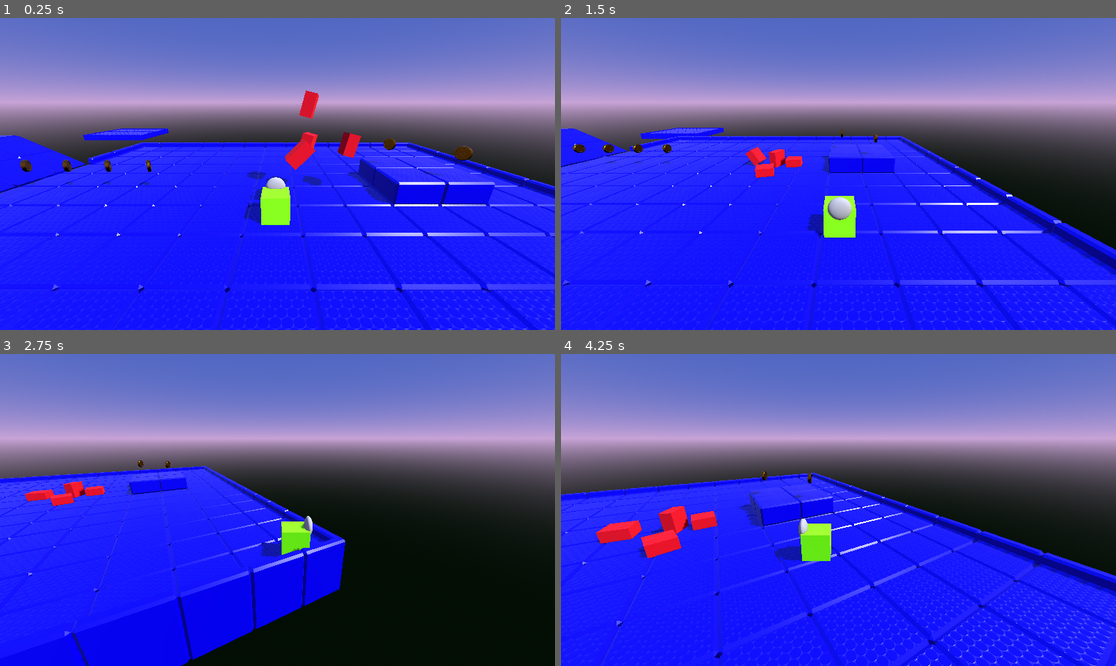
Above: before the commit, frames 1-4 (two rows, left to right).
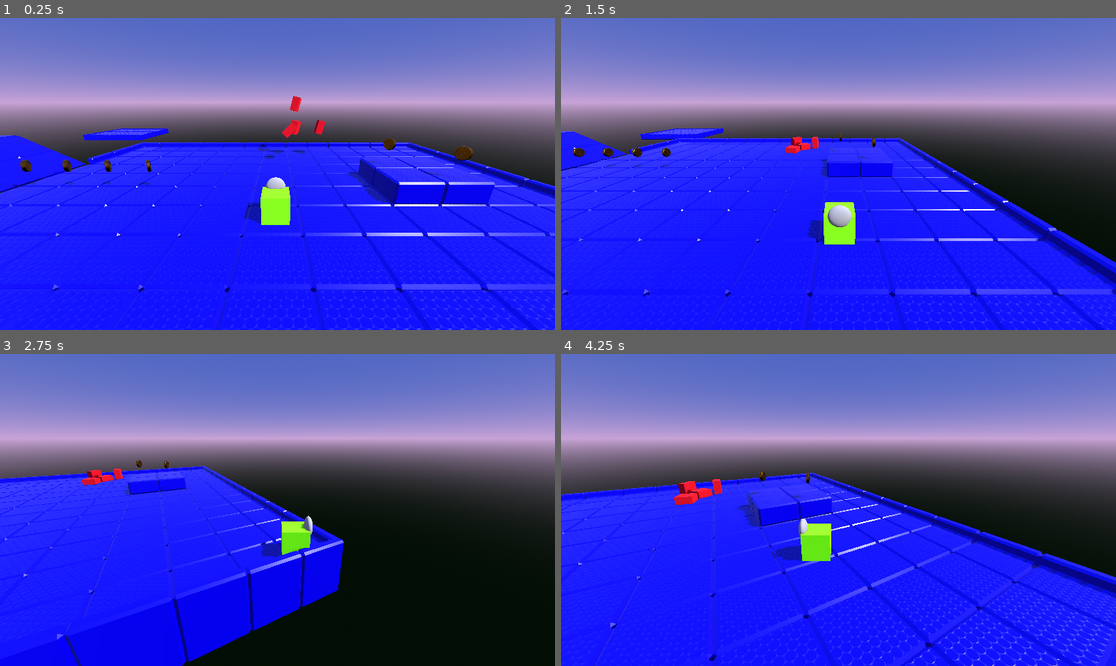
Above: after the commit, the same moments.

Repository: AlBaash247/born-cg-platformer
Game: Godot game, scene res://level_1.tscn
Same seed, same stepped clock (60 frames per second), same inputs: the game is played once before the commit and once after it. The engine's default icon, where the game draws it, is replaced by a stand-in: a white triangle on a blue panel in a dark square.
Inputs:
- Up to frame 1 (0.25 s): no input
- Up to frame 2 (1.5 s): tap Enter (ui_accept) at 0.5, 0.77 s; hold D (ui_right) 0.53-1.28 s; tap Left (cam_left) at 0.6 s; hold S (ui_down) from 1.28 s (still down); tap Right (cam_right) at 1.35 s
- Up to frame 3 (2.75 s): tap Enter (ui_accept) at 1.52 s; release S (ui_down) at 2.03 s; hold D (ui_right) from 2.03 s (still down); tap Left (cam_left) at 2.1 s
- Up to frame 4 (4.25 s): release D (ui_right) at 2.78 s; hold W (ui_up) 2.78-3.53 s; tap Right (cam_right) at 2.85 s; tap Enter (ui_accept) at 3.02, 3.77 s; hold A (ui_left) from 3.53 s (still down); tap Left (cam_left) at 3.6 s

The runs differ from the first frame. In frame 1, 1.3% of the frame differs, in the area x 44-66%, y 23-59%; in frame 2, 11%, in the area x 0-100%, y 35-100%; in frame 3, 2.3%; in frame 4, 6.6%.

Commit message:
# fix coin collected doesn't reset

Diff:
--- a/global_script.gd
+++ b/global_script.gd
@@ -7,7 +7,7 @@
 func increment_current_level_coins_collected():
 	# if player collected a coin, increase coins_count
 	current_level_coins_collected += 1
-
+	# print(current_level_coins_collected , current_level_coins_count)
 	# if player collected all coins in this level the switch to the next level
 	if current_level_coins_collected == current_level_coins_count :
 		get_tree().change_scene_to_file("res://level_1.tscn")
--- a/level_1.gd
+++ b/level_1.gd
@@ -3,6 +3,7 @@
 
 # Called when the node enters the scene tree for the first time.
 func _ready() -> void:
+	GlobalScript.current_level_coins_collected = 0
 	GlobalScript.current_level_coins_count = $CoinsContainer.get_child_count()
 
 
--- a/level_1.tscn
+++ b/level_1.tscn
@@ -23,6 +23,7 @@
 shadow_enabled = true
 
 [node name="FallingBlocksContainer" type="Node3D" parent="."]
+transform = Transform3D(1, 0, 0, 0, 1, 0, 0, 0, 1, 0, 0, -7)
 
 [node name="FallingBlock1" parent="FallingBlocksContainer" instance=ExtResource("1_3hls8")]
 transform = Transform3D(0.7071068, -0.7071068, 0, 0.7040288, 0.7040288, 0.09320474, -0.065905705, -0.065905705, 0.99564695, 0, 3, 0)
